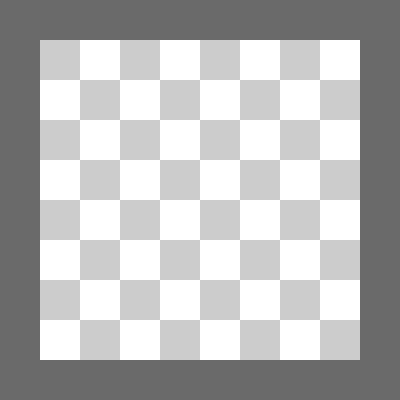
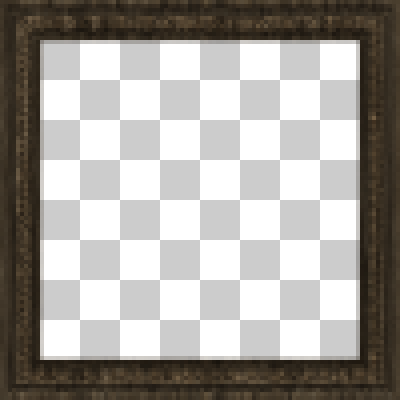
Layers edited between the first and the second w=400, h=400 image:
painted on "Layer 1" over left=0, top=0, right=400, bottom=400
